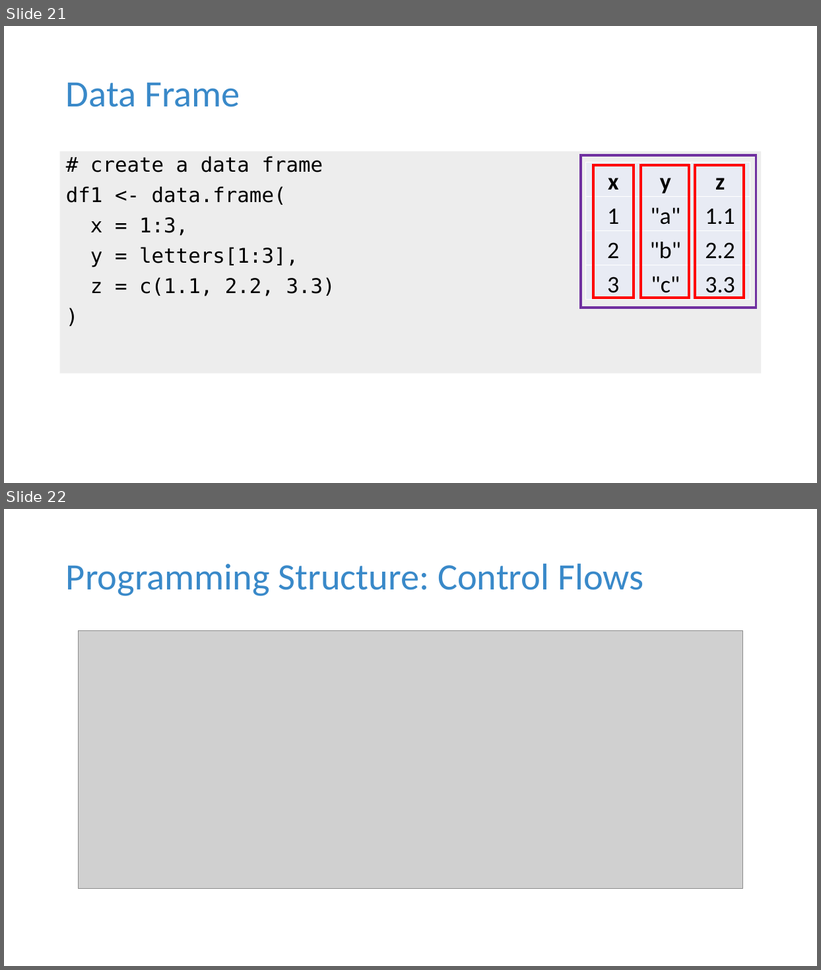
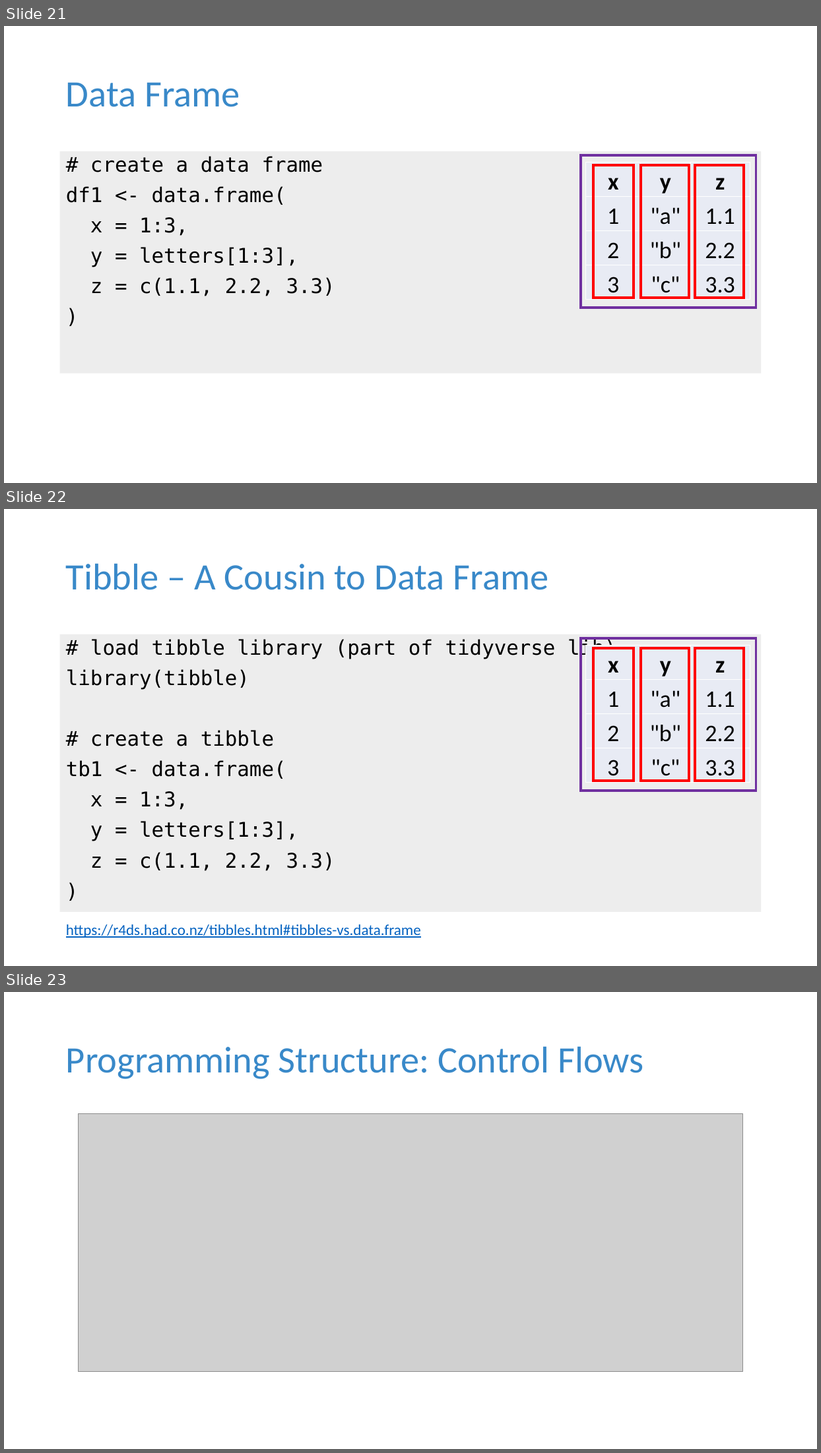
Before and after one commit to tdmdal/r-tutorial-201920-winter, a slide deck: r_intro.pptx. Shown one above the other, each under a label of ours: slides 21 and 22 before the commit, slides 21, 22 and 23 after it. The pictures are 821x970 and 821x1453 pixels, drawn with LibreOffice and Linux fonts; fonts in the diff are those of the drawing; grey boxes stand for pictures. Boxes give left, top, right and bottom in pixels: in the first picture for what was removed or moved away, otherwise in the second. Text is boxed around its words. In the diff, an @@ line names an element or a change of style, - is before the commit and + after.

```diff
--- a/r_intro.pptx
+++ b/r_intro.pptx
@@ slide 22 added at box(4, 509, 817, 966), background #FFFFFF @@
@@ title added at box(66, 563, 549, 590), 44 pt, text #3989C9 @@
+Tibble – A Cousin to Data Frame
@@ rectangle added at box(60, 634, 762, 912), fill #EDEDED, 24 pt, text #000000 @@
+# load tibble library (part of tidyverse lib)
+library(tibble)
+# create a tibble
+tb1 <- data.frame(
+x = 1:3,
+y = letters[1:3],
+z = c(1.1, 2.2, 3.3)
+)
@@ rectangle added at box(581, 638, 757, 791), outline #7030A0 3 pt @@
@@ table added at box(586, 645, 750, 785), 4 rows, 3 columns @@
+x | y | z
+1 | "a" | 1.1
+2 | "b" | 2.2
+3 | "c" | 3.3
@@ rectangle added at box(593, 649, 634, 782), outline #FF0000 3 pt @@
@@ rectangle added at box(641, 649, 689, 782), outline #FF0000 3 pt @@
@@ rectangle added at box(695, 649, 744, 782), outline #FF0000 3 pt @@
@@ text added at box(66, 925, 421, 938), 18 pt, text #0563C1, underline @@
+https://r4ds.had.co.nz/tibbles.html#tibbles-vs.data.frame
@@ what was slide 22 is now slide 23 @@
```
Also in this commit, not shown: 3 slides changed, 5 other slides added, 2 other files.
